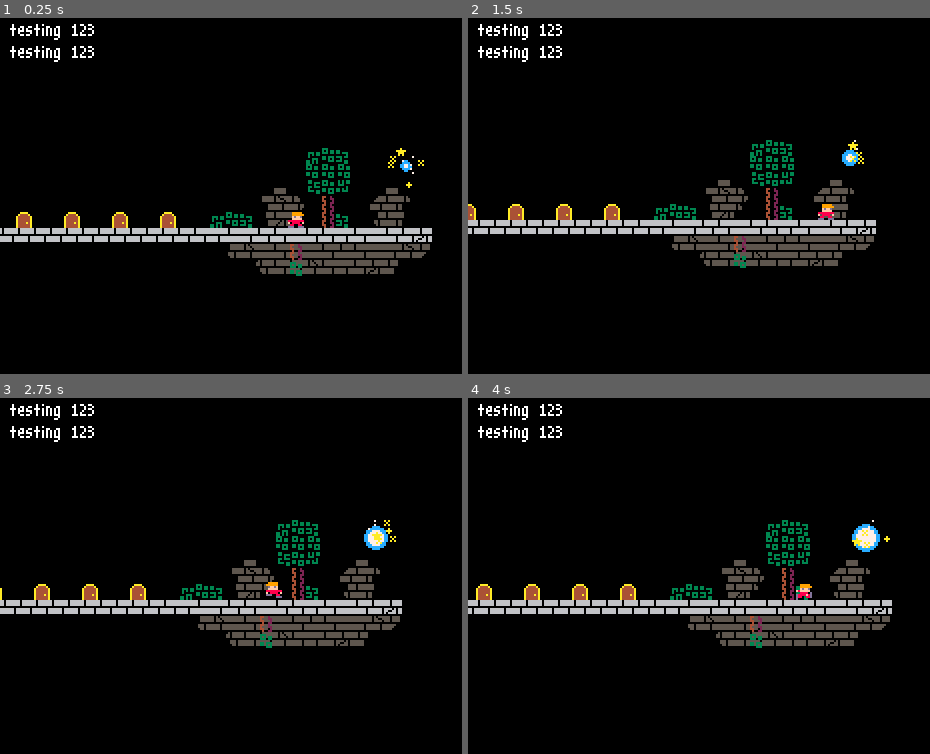
Above: before the commit, frames 1-4 (two rows, left to right).
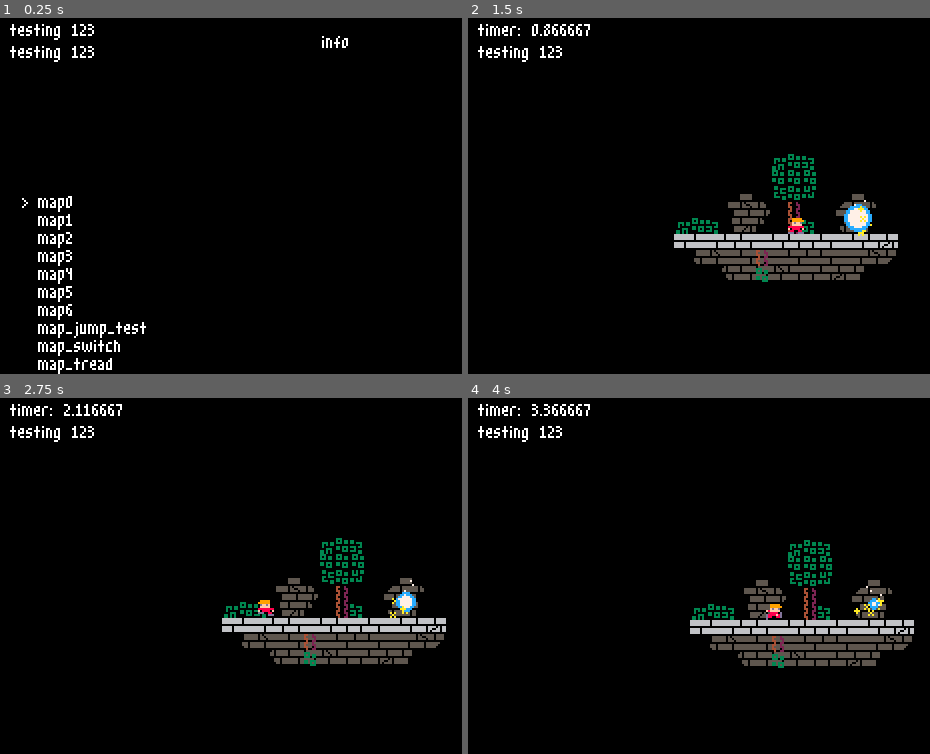
Above: after the commit, the same moments.

Repository: HarmonyHoney/tiny_crate
Game: Godot game, scene res://Scene/select.tscn
Two runs of this game, one before a commit and one after it. Both use one fixed random seed, a clock stepped at 60 frames per second and the inputs below. Before the commit the project starts from res://Map/hub.tscn.
Inputs (mouse positions are in pixels of both pictures, inside the frame that each line leads up to):
- Up to frame 1 (0.25 s): no input
- Up to frame 2 (1.5 s): tap Enter at 0.5 s; move the mouse to (929, 174) at 0.52 s; hold Right (right) 0.53-1.25 s; tap X (action) at 0.6 s; click (929, 174) at 0.67 s; tap Z (jump) at 0.77, 0.8, 1.07 s; drag from (662, 210) to (754, 267) at 1.27 s
- Up to frame 3 (2.75 s): move the mouse to (383, 494) at 2.02 s; hold Left (left) from 2.03 s (still down); tap X (action) at 2.1 s; tap Z (jump) at 2.3 s
- Up to frame 4 (4 s): release Left (left) at 2.75 s; drag from (754, 647) to (597, 519) at 2.77 s; move the mouse to (outside the picture) at 3.52 s; hold Right (right) from 3.53 s (still down); tap Z (jump) at 3.6, 3.77 s

The runs differ from the first frame. In frame 1, 9.1% of the frame differs, in the area x 0-94%, y 5-100%; in frame 2, 10%; in frame 3, 11%; in frame 4, 11%, in the area x 0-97%, y 1-76%.

Commit message:
doing some messy work on stage select save data will definitely need to clean it up so far just showing saved metrics like time to complete level

Diff:
--- a/Map/hub.tscn
+++ b/Map/hub.tscn
@@ -76,13 +76,3 @@
 
 [node name="Exit" parent="Actors" instance=ExtResource( 8 )]
 position = Vector2( 40, -34 )
-gravity = 0.2
-is_moving = false
-is_solid = false
-is_colliding = false
-is_using_gravity = false
-is_using_tread = false
-dust_count = 5
-star_count = 5
-star_speed = 6
-star_orbit = 10
--- /dev/null
+++ b/Scene/select.tscn
@@ -0,0 +1,56 @@
+[gd_scene load_steps=3 format=2]
+
+[ext_resource path="res://Font/m3x6.tres" type="DynamicFont" id=1]
+[ext_resource path="res://Script/MapSelect.gd" type="Script" id=2]
+
+[node name="Node2D" type="Node2D"]
+position = Vector2( 1, 1 )
+script = ExtResource( 2 )
+map_list = "map0
+map1
+map2
+map3
+map4
+map5
+map6
+map_jump_test
+map_switch
+map_tread
+"
+
+[node name="Control" type="Control" parent="."]
+margin_right = 320.0
+margin_bottom = 180.0
+__meta__ = {
+"_edit_use_anchors_": false
+}
+
+[node name="List" type="RichTextLabel" parent="Control"]
+margin_left = 17.764
+margin_top = 90.0
+margin_right = 106.764
+margin_bottom = 180.0
+custom_fonts/normal_font = ExtResource( 1 )
+text = "list"
+fit_content_height = true
+scroll_active = false
+__meta__ = {
+"_edit_use_anchors_": false
+}
+
+[node name="Info" type="RichTextLabel" parent="Control"]
+margin_left = 160.0
+margin_top = 10.0
+margin_right = 320.0
+margin_bottom = 170.0
+custom_fonts/normal_font = ExtResource( 1 )
+text = "info"
+scroll_active = false
+
+[node name="Cursor" type="Label" parent="Control"]
+margin_left = 10.0
+margin_top = 90.0
+margin_right = 50.0
+margin_bottom = 104.0
+custom_fonts/font = ExtResource( 1 )
+text = ">"
--- a/Script/Actor/Player.gd
+++ b/Script/Actor/Player.gd
@@ -259,6 +259,7 @@
 
 	# reset scene
 	Shared.start_reset("hub")
+	Shared.is_clear = true
 	queue_free()
 	dev.out("map complete")
 	Shared.win()
--- a/Script/AutoLoad/Shared.gd
+++ b/Script/AutoLoad/Shared.gd
@@ -9,6 +9,7 @@
 var is_reset = false
 var reset_clock := 0.0
 var reset_time := 1.0
+var is_clear = false
 
 var _window_scale := 1.0
 var map_name := "hub"
@@ -57,8 +58,12 @@
 
 func do_reset():
 	is_reset = false
-	dev.out("loading scene: " + "res://Map/" + map_name + ".tscn")
-	get_tree().change_scene("res://Map/" + map_name + ".tscn")
+	if is_clear:
+		is_clear = false
+		get_tree().change_scene("res://Scene/select.tscn")
+	else:
+		dev.out("loading scene: " + "res://Map/" + map_name + ".tscn")
+		get_tree().change_scene("res://Map/" + map_name + ".tscn")
 
 func death():
 	death_count += 1
@@ -72,6 +77,7 @@
 			"name": stage.stage_name,
 			"time": stage.timer,
 			"death": death_count,
+			"file": stage.filename,
 		}
 
 		for i in stage_data:
@@ -90,10 +96,8 @@
 	file.open("user://" + str(save_file), File.WRITE)
 	file.store_string(arg)
 	file.close()
-	#dev.out("(Shared.save) user://box.save")
-	#dev.out("[\n" + str(arg) + "\n]")
 
-func load_data(fname):
+func load_data(fname = "box.save"):
 	var file = File.new()
 	file.open("user://" + str(fname), File.READ)
 	var content = file.get_as_text()
--- /dev/null
+++ b/Script/MapSelect.gd
@@ -0,0 +1,39 @@
+
+extends Node2D
+
+
+var label_list : RichTextLabel
+var label_info : RichTextLabel
+
+export(String, MULTILINE) var map_list : String
+
+var maps : PoolStringArray = []
+var cursor := 0
+var line_height = 9
+
+
+func _ready():
+	label_list = $Control/List
+	label_info = $Control/Info
+
+	maps.append_array(map_list.split("\n", false))
+	label_list.text = map_list
+
+
+func _process(delta):
+	var btny = btn.p("down") - btn.p("up")
+	if btny:
+		cursor = clamp(cursor + btny, 0, maps.size() - 1)
+		label_list.rect_position.y = 90 - (cursor * line_height)
+		label_info.text = str(cursor) + " / " + maps[cursor] + "\n"
+
+		for i in Shared.stage_data:
+			if i.has("file") and i.file == "res://Map/" + maps[cursor] + ".tscn":
+				label_info.text += "name: " + str(i.name) + "\n"
+				label_info.text += "file: " + str(i.file) + "\n"
+				label_info.text += "time: " + str(i.time) + "\n"
+				label_info.text += "deaths: " + str(i.death) + "\n"
+				break
+
+	if btn.p("action"):
+		get_tree().change_scene("res://Map/" + maps[cursor] + ".tscn")
--- a/project.godot
+++ b/project.godot
@@ -87,7 +87,7 @@
 [application]
 
 config/name="gdBox"
-run/main_scene="res://Map/hub.tscn"
+run/main_scene="res://Scene/select.tscn"
 config/icon="res://icon.png"
 
 [autoload]
